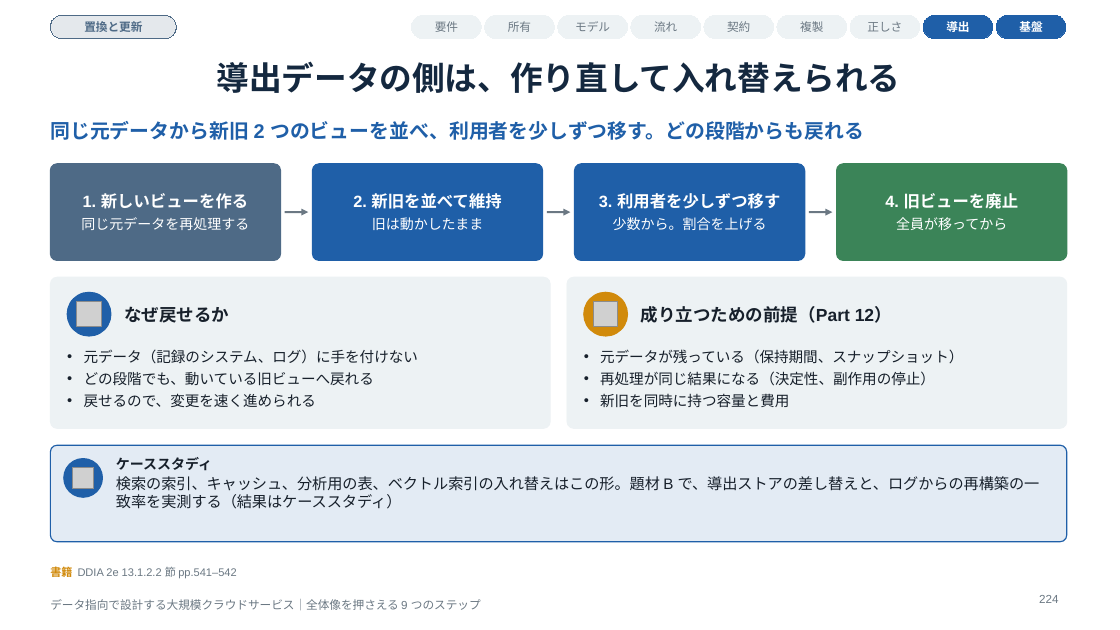
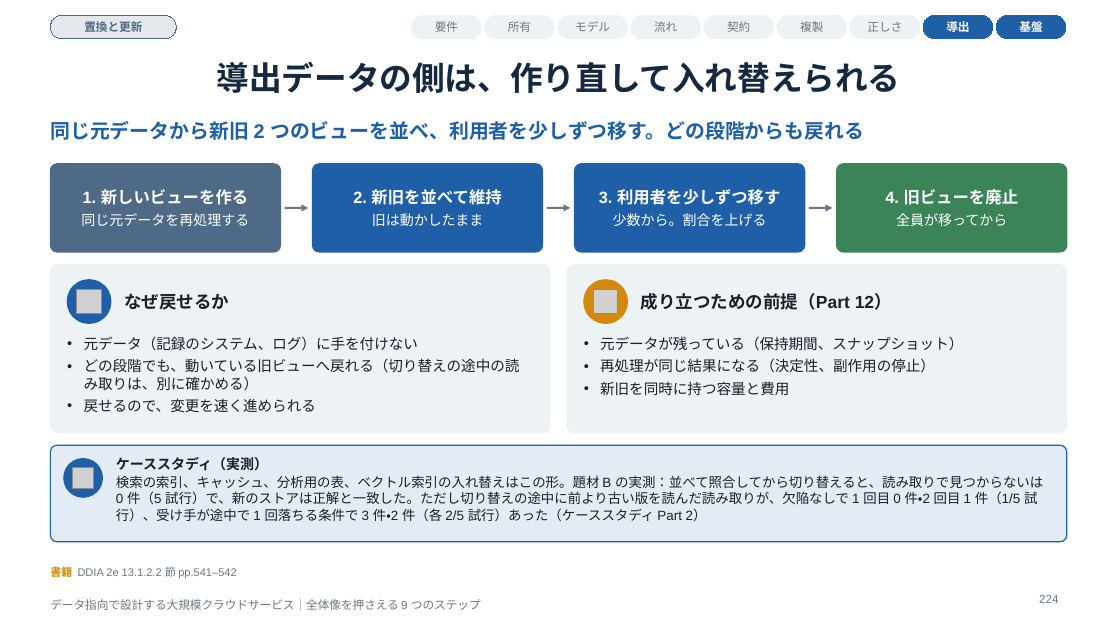
Before and after one commit to Takenori-Kusaka/data-intensive-design-guide, a slide deck: slide 224 of slides/data-intensive-design-guide.pptx. Drawn at 1120x630 pixels with LibreOffice and Linux fonts; fonts in the diff are those of the drawing; grey boxes stand for pictures. Boxes give left, top, right and bottom in pixels: in the first picture for what was removed or moved away, otherwise in the second. Text is boxed around its words. In the diff, an @@ line names an element or a change of style, - is before the commit and + after.

```diff
--- a/slides/data-intensive-design-guide.pptx
+++ b/slides/data-intensive-design-guide.pptx
@@ rounded rectangle: place and size @@
-rounded rectangle at <box>50,164,281,260</box>
+rounded rectangle at <box>50,164,281,252</box>
@@ text "1. 新しいビューを作る": place and size @@
-text "1. 新しいビューを作る" at <box>81,193,249,230</box>
+text "1. 新しいビューを作る" at <box>81,189,249,226</box>
@@ rounded rectangle: place and size @@
-rounded rectangle at <box>313,164,543,260</box>
+rounded rectangle at <box>313,164,543,252</box>
@@ text "2. 新旧を並べて維持": place and size @@
-text "2. 新旧を並べて維持" at <box>353,193,501,230</box>
+text "2. 新旧を並べて維持" at <box>353,189,501,226</box>
@@ rounded rectangle: place and size @@
-rounded rectangle at <box>575,164,805,260</box>
+rounded rectangle at <box>575,164,805,252</box>
@@ text "3. 利用者を少しずつ移す": place and size @@
-text "3. 利用者を少しずつ移す" at <box>599,193,780,230</box>
+text "3. 利用者を少しずつ移す" at <box>599,189,780,226</box>
@@ proportions changed in 6 elements at <box>50,265,550,433</box>, <box>567,265,1067,433</box>, <box>50,164,281,252</box>, <box>313,164,543,252</box>, <box>575,164,805,252</box>, <box>837,164,1067,252</box> @@
@@ rounded rectangle: place and size @@
-rounded rectangle at <box>837,164,1067,260</box>
+rounded rectangle at <box>837,164,1067,252</box>
@@ text "4. 旧ビューを廃止": place and size @@
-text "4. 旧ビューを廃止" at <box>885,193,1019,230</box>
+text "4. 旧ビューを廃止" at <box>885,189,1019,226</box>
@@ 3 arrows: place and size @@
-3 arrows at <box>285,212,833,212</box>
+3 arrows at <box>285,208,833,208</box>
@@ rounded rectangle: place and size @@
-rounded rectangle at <box>50,277,550,429</box>
+rounded rectangle at <box>50,265,550,433</box>
@@ rounded rectangle: place and size @@
-rounded rectangle at <box>567,277,1067,429</box>
+rounded rectangle at <box>567,265,1067,433</box>
@@ picture: place and size @@
-picture at <box>76,302,101,326</box>
+picture at <box>76,289,101,313</box>
@@ 2 texts, 2 ellipses: place and size @@
-2 texts, 2 ellipses at <box>67,292,892,336</box>
+2 texts, 2 ellipses at <box>67,280,892,323</box>
@@ picture: place and size @@
-picture at <box>593,302,618,326</box>
+picture at <box>593,289,618,313</box>
@@ text "元データ（記録のシステム、ログ）に手を付けない": place and size @@
-text "元データ（記録のシステム、ログ）に手を付けない" at <box>84,349,418,407</box>
+text "元データ（記録のシステム、ログ）に手を付けない" at <box>84,336,520,412</box>
@@ text at <box>84,358,520,390</box>: text changed @@
-• どの段階でも、動いている旧ビューへ戻れる
+• どの段階でも、動いている旧ビューへ戻れる（切り替えの途中の読み取りは、別に確かめる）
@@ text "元データが残っている（保持期間、スナップショット）": place and size @@
-text "元データが残っている（保持期間、スナップショット）" at <box>600,349,963,408</box>
+text "元データが残っている（保持期間、スナップショット）" at <box>600,336,963,396</box>
@@ text at <box>116,457,1043,521</box>: text changed; size 13 to 11.5 pt @@
-ケーススタディ
-検索の索引、キャッシュ、分析用の表、ベクトル索引の入れ替えはこの形。題材 B で、導出ストアの差し替えと、ログからの再構築の一致率を実測する（結果はケーススタディ）
+ケーススタディ（実測）
+検索の索引、キャッシュ、分析用の表、ベクトル索引の入れ替えはこの形。題材 B の実測：並べて照合してから切り替えると、読み取りで見つからないは 0 件（5 試行）で、新のストアは正解と一致した。ただし切り替えの途中に前より古い版を読んだ読み取りが、欠陥なしで 1 回目 0 件・2 回目 1 件（1/5 試行）、受け手が途中で 1 回落ちる条件で 3 件・2 件（各 2/5 試行）あった（ケーススタディ Part 2）
```
Also in this commit, not shown: 48 other slides changed, 54 other files.
